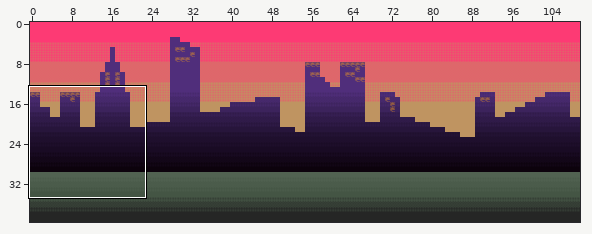
An edit to a level. Tiled map, android/assets/bg1.tmx. Above, an overview of the earlier version with the close-up marked.
Close-up. Before the edit:
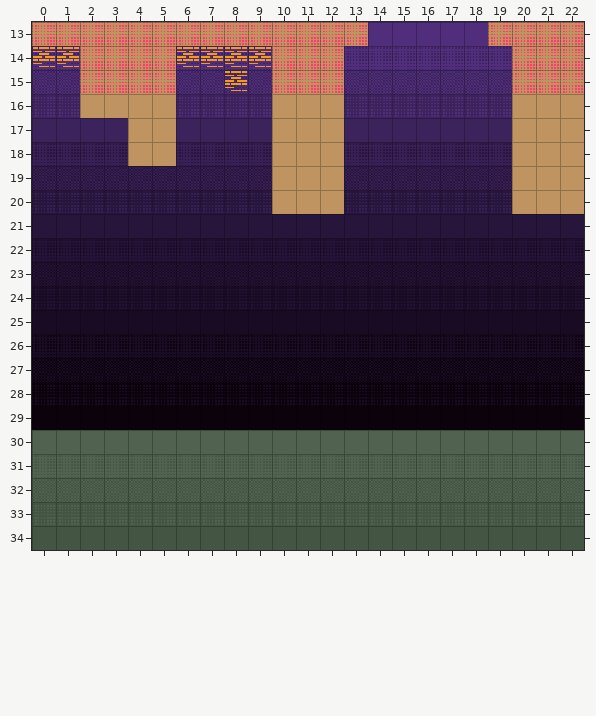
Cells are 16x16 px. Shown: x 0..22, y 13..34. The commit also changed other parts of the map, which this record leaves out.
New version:
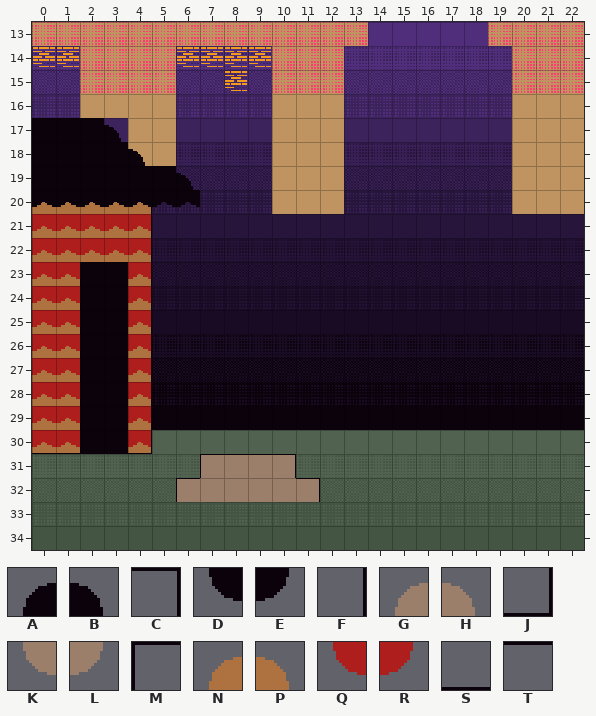
Key: from "background_placeholder": A 8, B 9, C 17, D 22, E 23, F 31, G 34, H 35, J 45, K 48, L 49, M 59, N 60, P 61, Q 76, R 77, S 101, T 115.
_ is an empty cell, . an unchanged one.
Tiles of an added or newly shown layer are drawn over the layers below it.
Edits made:
--- layer "wall1" (added)
@@ x 0..11 @@
-17 ____........
-18 _____.......
-19 _______.....
-20 _____.......
-21 _____.......
-22 _____.......
-23 _____.......
-24 _____.......
-25 _____.......
-26 _____.......
-27 _____.......
-28 _____.......
-29 __.._.......
-30 _____.......
-31 .......____.
-32 ......______
+17 BBBB........
+18 BBBBB.......
+19 BBBBBBB.....
+20 PPPPP.......
+21 PPPPP.......
+22 PPPPP.......
+23 PPBBP.......
+24 PPBBP.......
+25 PPBBP.......
+26 PPBBP.......
+27 PPBBP.......
+28 PPBBP.......
+29 PP..P.......
+30 PPBBP.......
+31 .......HHHH.
+32 ......HHHHHH
--- layer "wall2" (added)
@@ x 0..11 @@
-17 ___.........
-18 ____........
-19 ______......
-20 _____.......
-21 _____.......
-22 _____.......
-23 _____.......
-24 _____.......
-25 _____.......
-26 _____.......
-27 _____.......
-28 _____.......
-29 __.._.......
-30 _____.......
-31 .......____.
-32 ......______
+17 AAA.........
+18 AAAA........
+19 AAAAAA......
+20 NNNNN.......
+21 NNNNN.......
+22 NNNNN.......
+23 NNAAN.......
+24 NNAAN.......
+25 NNAAN.......
+26 NNAAN.......
+27 NNAAN.......
+28 NNAAN.......
+29 NN..N.......
+30 NNAAN.......
+31 .......GGGG.
+32 ......GGGGGG
--- layer "wall3" (added)
@@ x 0..11 @@
-17 ___.........
-18 ____........
-19 ______......
-20 _______.....
-21 _____.......
-22 _____.......
-23 _____.......
-24 _____.......
-25 _____.......
-26 _____.......
-27 _____.......
-28 _____.......
-29 __.._.......
-30 _____.......
-31 .......____.
-32 ......______
+17 DDD.........
+18 DDDD........
+19 DDDDDD......
+20 DDDDDDD.....
+21 QQQQQ.......
+22 QQQQQ.......
+23 QQDDQ.......
+24 QQDDQ.......
+25 QQDDQ.......
+26 QQDDQ.......
+27 QQDDQ.......
+28 QQDDQ.......
+29 QQ..Q.......
+30 QQDDQ.......
+31 .......KKKK.
+32 ......KKKKKK
--- layer "wall4" (added)
@@ x 0..10 @@
-17 ____.......
-18 _____......
-19 ______.....
-20 _______....
-21 _____......
-22 _____......
-23 _____......
-24 _____......
-25 _____......
-26 _____......
-27 _____......
-28 _____......
-29 __.._......
-30 _____......
-31 .......____
-32 ......_____
+17 EEEB.......
+18 EEEEB......
+19 EEEEEE.....
+20 EEEEEEE....
+21 RRRRR......
+22 RRRRR......
+23 RREER......
+24 RREER......
+25 RREER......
+26 RREER......
+27 RREER......
+28 RREER......
+29 RR..R......
+30 RREER......
+31 .......LLLL
+32 ......LLLLL
--- layer "props" (added)
@@ x 6..11 @@
-32 _...._
+32 M....L
--- layer "outline" (added)
@@ x 0..11 @@
-20 ...._.......
-21 ...._.......
-22 ...._.......
-23 ...._.......
-24 ...._.......
-25 ...._.......
-26 ...._.......
-27 ...._.......
-28 ...._.......
-29 ...._.......
-30 __.._.......
-31 .......____.
-32 ..........._
+20 ....F.......
+21 ....F.......
+22 ....F.......
+23 ....F.......
+24 ....F.......
+25 ....F.......
+26 ....F.......
+27 ....F.......
+28 ....F.......
+29 ....F.......
+30 SS..J.......
+31 .......MTTC.
+32 ...........C
Pixel boxes of the changes (left, top, right, bottom) in both close-ups:
added: (32, 118, 200, 454)
added: (176, 454, 320, 502)
